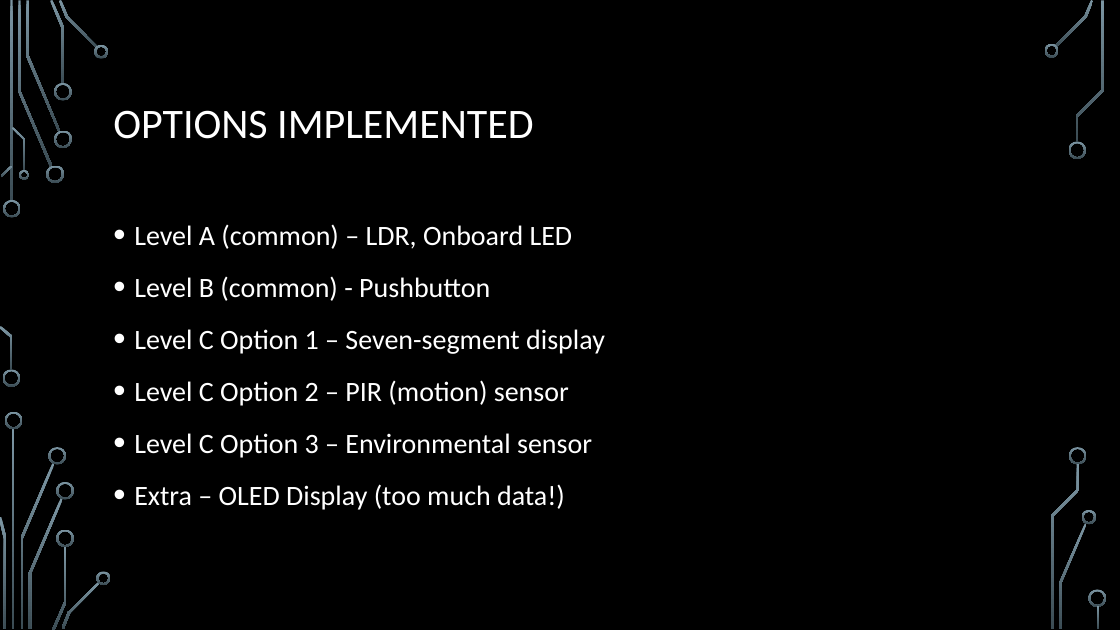
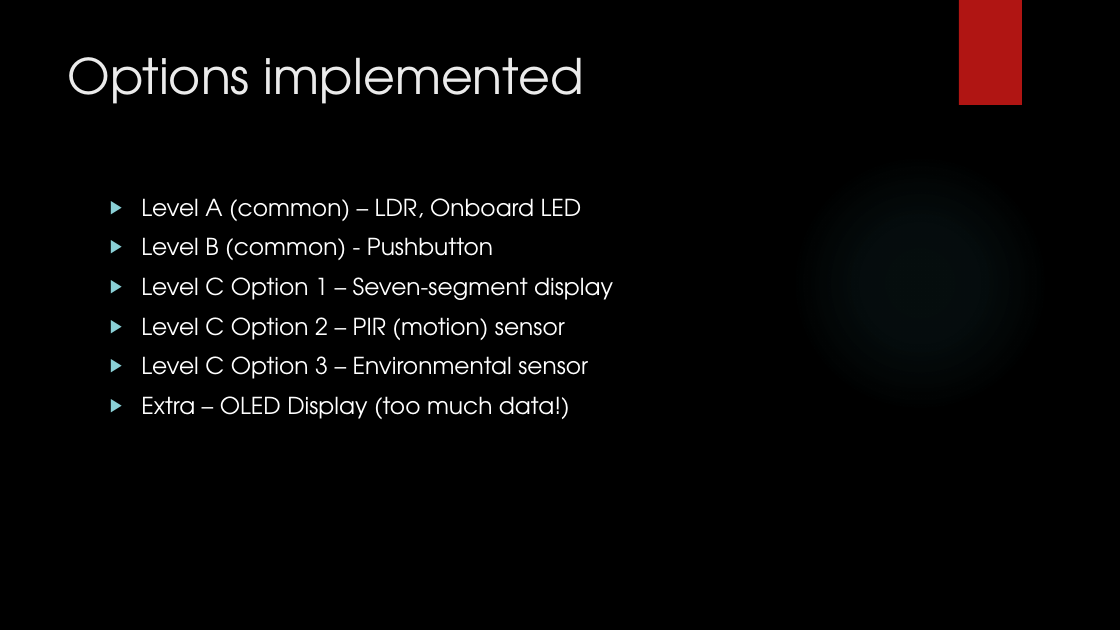
Before and after one commit to EmbeddedSystemClass/FinalProject5381, a slide deck: slide 4 of Final Project 5381.pptx. Drawn at 1120x630 pixels with LibreOffice and Linux fonts; fonts in the diff are those of the drawing; background and template pictures are left out. Boxes give left, top, right and bottom in pixels: in the first picture for what was removed or moved away, otherwise in the second. Text is boxed around its words. In the diff, an @@ line names an element or a change of style, - is before the commit and + after.

```diff
--- a/Final Project 5381.pptx
+++ b/Final Project 5381.pptx
@@ rectangle added at <box>959,0,1022,105</box>, fill #B01513 @@
@@ title "Options implemented" at <box>68,57,584,104</box>: vertical alignment middle to top @@
@@ title at <box>68,57,584,104</box>: text changed; size 36 to 42 pt; font Calibri to TeX Gyre Adventor; text colour #FFFFFF to #EBEBEB @@
-OPTIONS IMPLEMENTED
+Options implemented
@@ text "Level A (common) – LDR, ...": place and size @@
-text "Level A (common) – LDR, ..." at <box>134,224,605,510</box>
+text "Level A (common) – LDR, ..." at <box>141,198,613,419</box>
@@ text "Level A (common) – LDR, ..." at <box>141,198,613,419</box>: size 24 to 20 pt, font Calibri to TeX Gyre Adventor; bullet • to ▶; line spacing 1.2 to 1 @@
@@ group removed at <box>0,0,1107,630</box>: 33 freeform shapes, 3 rectangles @@
```
Also in this commit, not shown: 43 other slides changed, 1 slide added.
